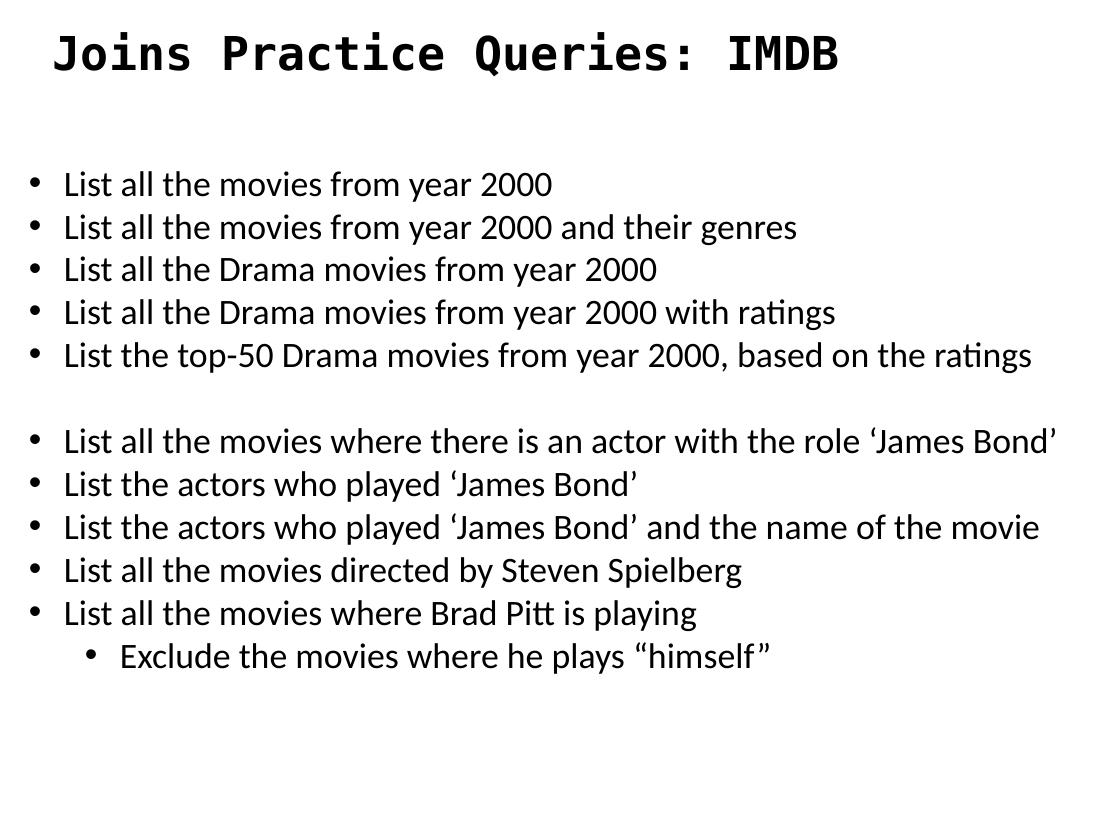
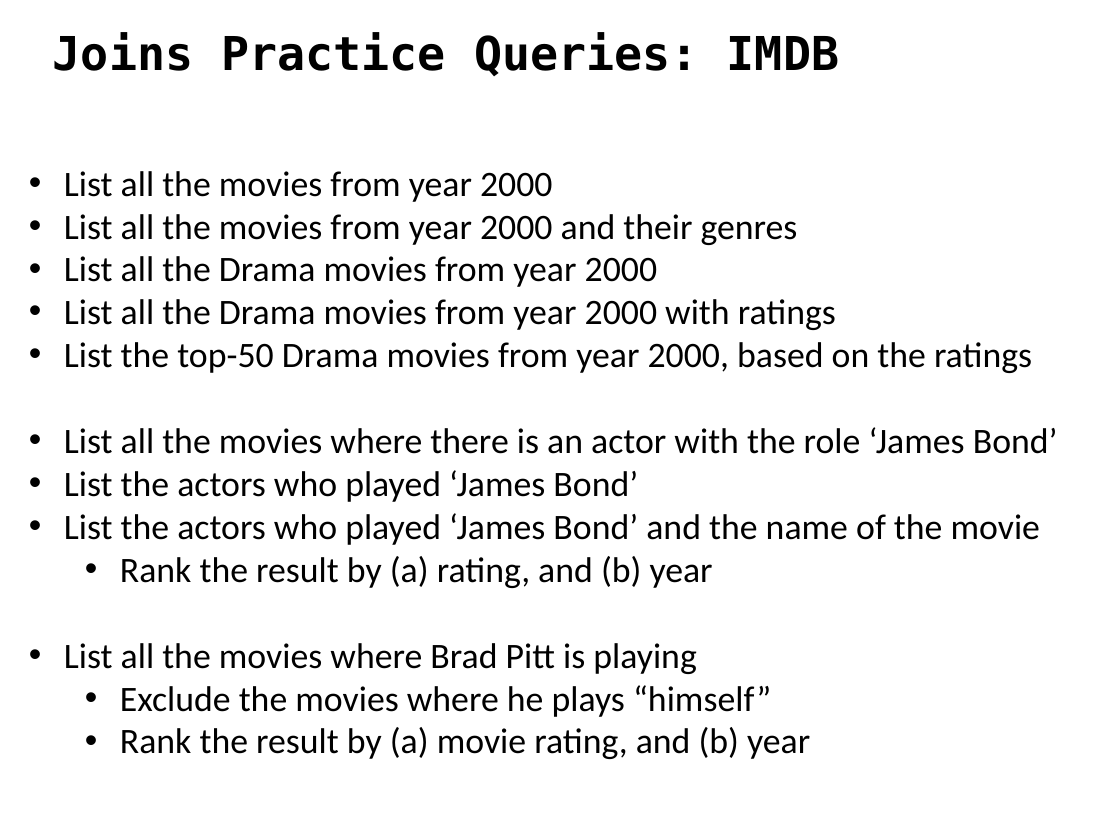
Before and after one commit to ipeirotis/introduction-to-databases, a slide deck: slide 44 of C-SQL.pptx (slide 39 before the commit). Drawn at 1120x840 pixels with LibreOffice and Linux fonts; fonts in the diff are those of the drawing. Boxes give left, top, right and bottom in pixels: in the first picture for what was removed or moved away, otherwise in the second. Text is boxed around its words. In the diff, an @@ line names an element or a change of style, - is before the commit and + after.

```diff
--- a/C-SQL.pptx
+++ b/C-SQL.pptx
@@ text at (x1=120, y1=556, x2=713, y2=588): text changed @@
-• List all the movies directed by Steven Spielberg
+  • Rank the result by (a) rating, and (b) year
@@ text at (x1=120, y1=727, x2=810, y2=759): paragraph added @@
+  • Rank the result by (a) movie rating, and (b) year
```
Also in this commit, not shown: 15 other slides changed, 9 slides added.
